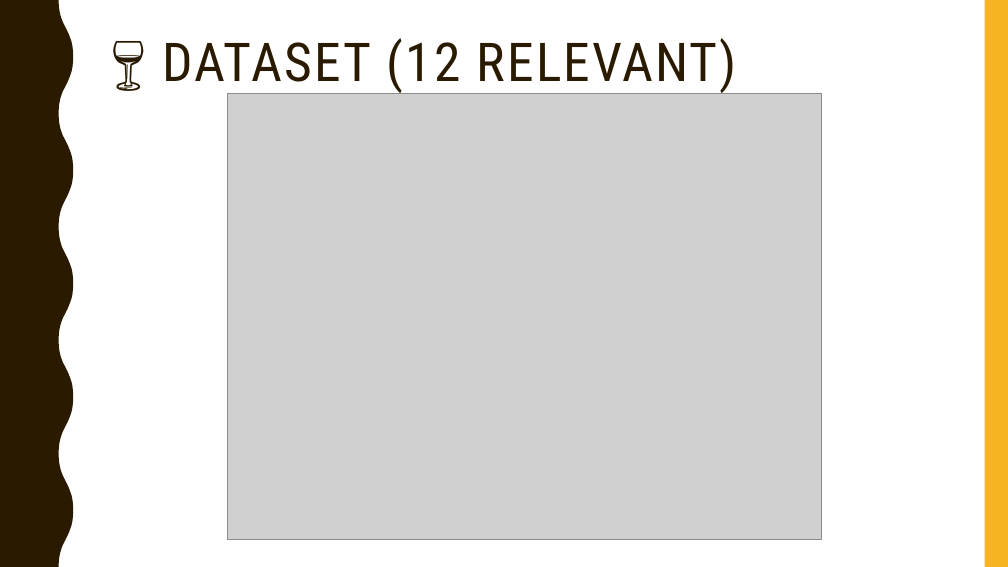
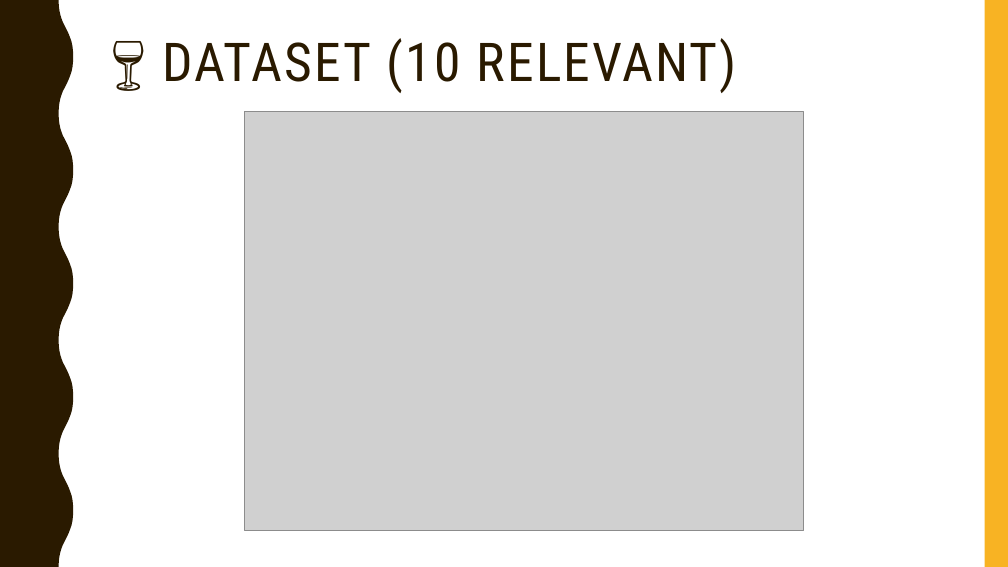
Before and after one commit to gururaj-shriram/ece548-machine-learning, a slide deck: slide 32 of proj1/presentation/pres.pptx. Drawn at 1008x567 pixels with LibreOffice and Linux fonts; fonts in the diff are those of the drawing; grey boxes stand for pictures. Boxes give left, top, right and bottom in pixels: in the first picture for what was removed or moved away, otherwise in the second. Text is boxed around its words. In the diff, an @@ line names an element or a change of style, - is before the commit and + after.

```diff
--- a/proj1/presentation/pres.pptx
+++ b/proj1/presentation/pres.pptx
@@ title at [162,38,737,93]: text changed @@
-🍷 DATASET (12 RELEVANT)
+🍷 DATASET (10 RELEVANT)
@@ picture: place and size @@
-picture at [227,93,821,539]
+picture at [245,112,804,531]
```
Also in this commit, not shown: 10 other slides changed, 29 other files.
